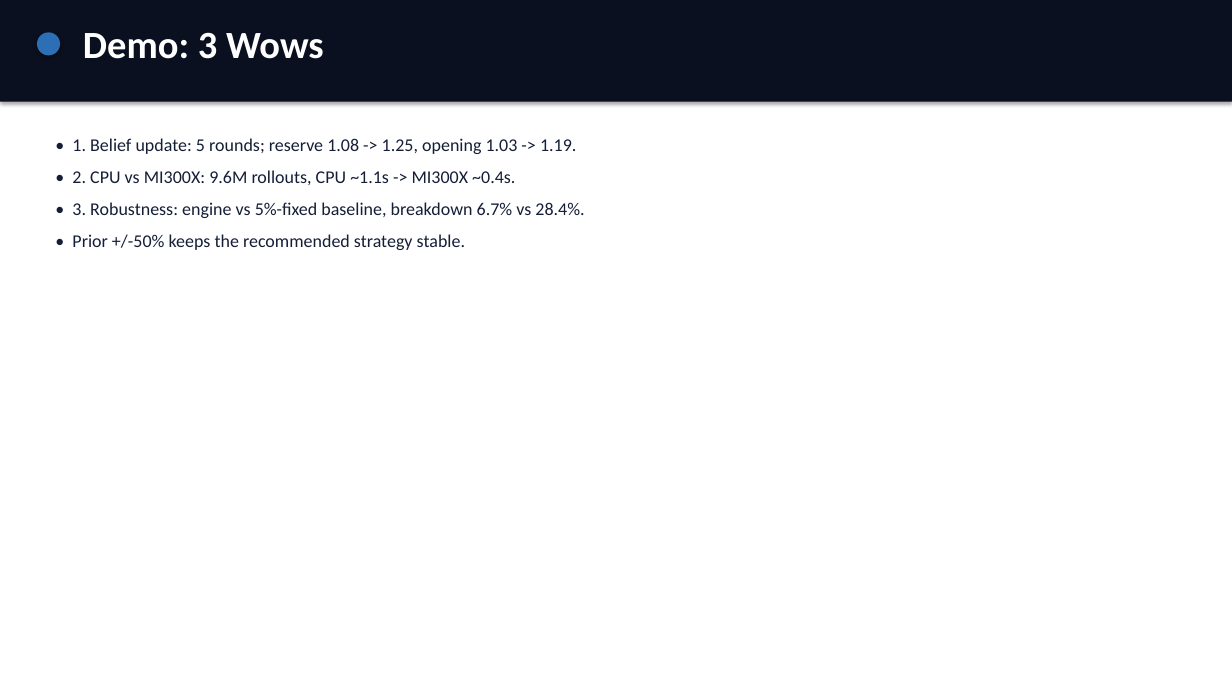
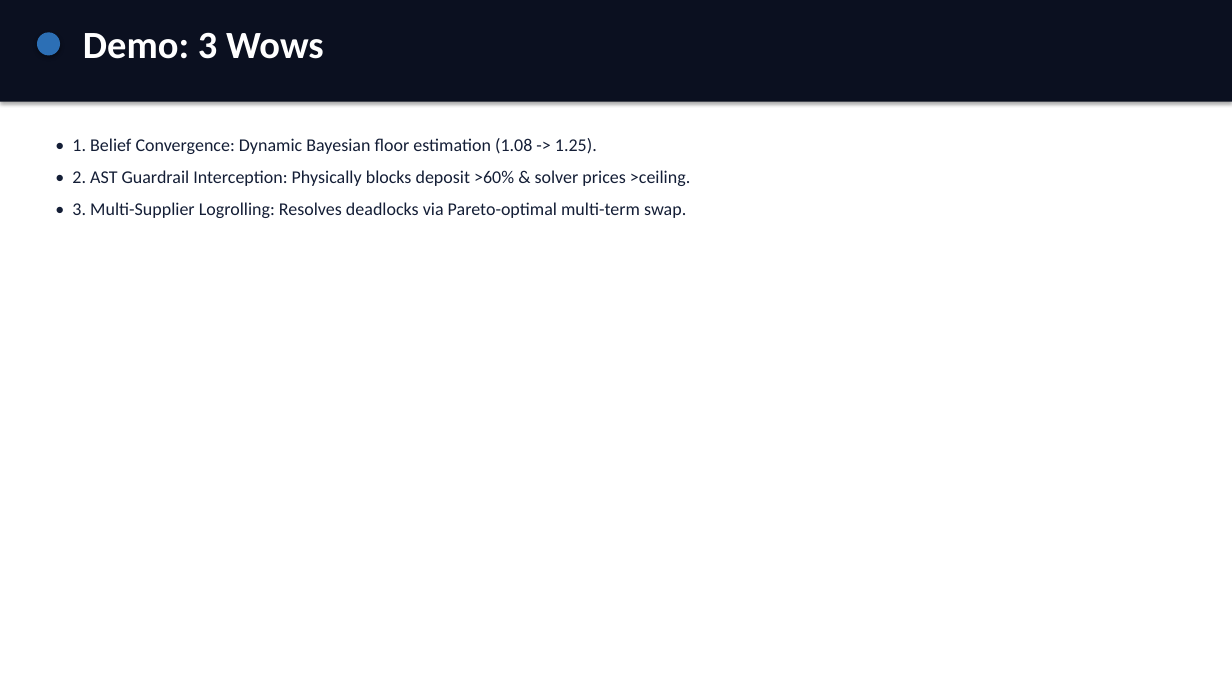
Before and after one commit to Fu93/tradeflow-ai, a slide deck: slide 5 of results/pitch.pptx. Drawn at 1232x693 pixels with LibreOffice and Linux fonts; fonts in the diff are those of the drawing. Boxes give left, top, right and bottom in pixels: in the first picture for what was removed or moved away, otherwise in the second. Text is boxed around its words. In the diff, an @@ line names an element or a change of style, - is before the commit and + after.

```diff
--- a/results/pitch.pptx
+++ b/results/pitch.pptx
@@ text at (72,138,690,218): text changed @@
-• 1. Belief update: 5 rounds; reserve 1.08 -> 1.25, opening 1.03 -> 1.19.
-• 2. CPU vs MI300X: 9.6M rollouts, CPU ~1.1s -> MI300X ~0.4s.
-• 3. Robustness: engine vs 5%-fixed baseline, breakdown 6.7% vs 28.4%.
-• Prior +/-50% keeps the recommended strategy stable.
+• 1. Belief Convergence: Dynamic Bayesian floor estimation (1.08 -> 1.25).
+• 2. AST Guardrail Interception: Physically blocks deposit >60% & solver prices >ceiling.
+• 3. Multi-Supplier Logrolling: Resolves deadlocks via Pareto-optimal multi-term swap.
```
Also in this commit, not shown: 5 other slides changed, 4 slides added, 4 slides removed, 2 other files.
